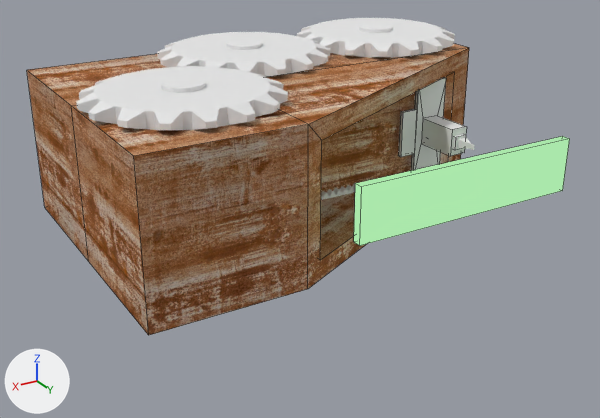
The Blender file Modellen/Omgeving/machine tandwiel.blend: old version first, new version second.
Rendered twice from a 50 mm camera at (7.51, 10.28, 2.68) aimed at (2.47, 1.89, -1.52). The lights are fixed; the arrows at lower left show +X, +Y and +Z. Mesh edges are drawn as thin lines on the coarser meshes.

Objects in the first picture: 'Cube', 'Cube.003', 'Cube.006', 'groot wiel 1', 'groot wiel 2', 'groot wiel 2.001'.
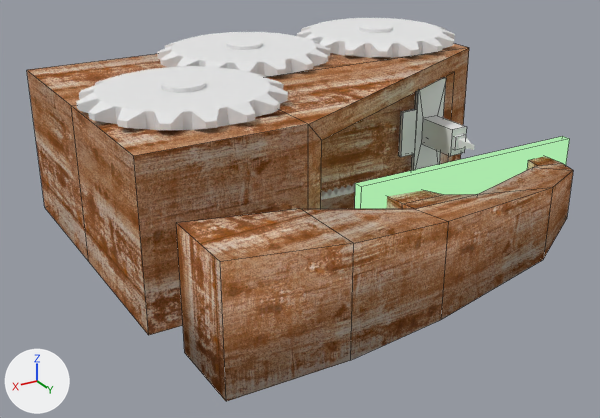
Boxes [x1, y1, x2, y2] around the edits, measured in the pictures (600 x 418 px):
```json
{"object": "Cube.007", "change": "added", "after": [176, 156, 573, 401], "on screen": "brown"}
```

Edits to the scene script, one JSON object a line:
```json
{"op": "add", "block": "me_cube", "code": ["me_cube = bpy.data.meshes.new('Cube')", "me_cube.from_pydata(...)  # 36 vertices, 34 faces; spans x -4.15..1.0, y -1.58..-0.01, z -0.67..0.67", "me_cube.polygons.foreach_set('use_smooth', [True] * 34)", "me_cube.materials.append(mat_roest_001)  # picture img_machinetexture_jpg"]}
{"op": "add", "block": "ob_cube_007", "code": ["ob_cube_007 = bpy.data.objects.new('Cube.007', me_cube)", "ob_cube_007.location = (4.0, 5.0, -1.0)"]}
```
